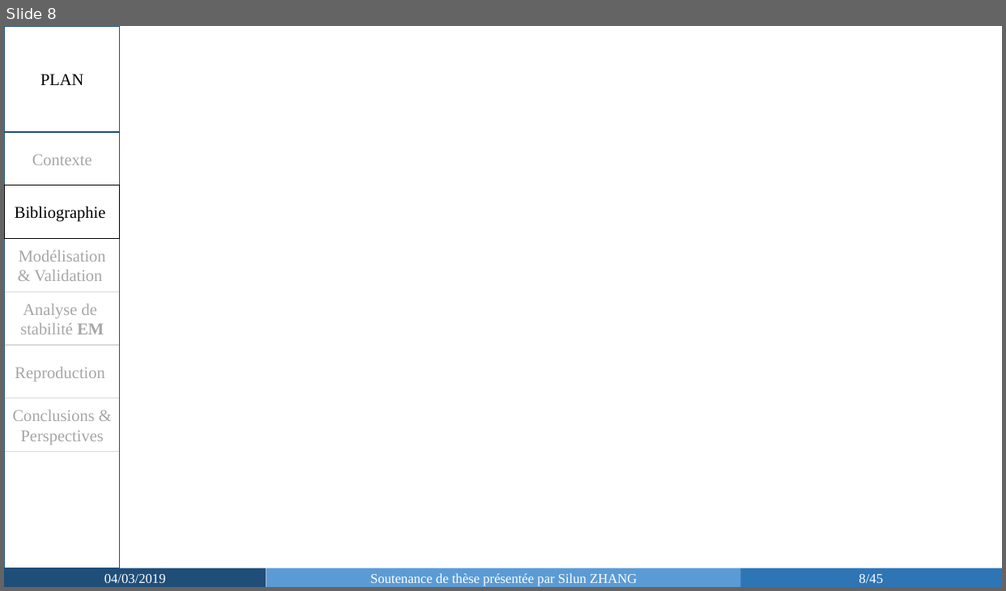
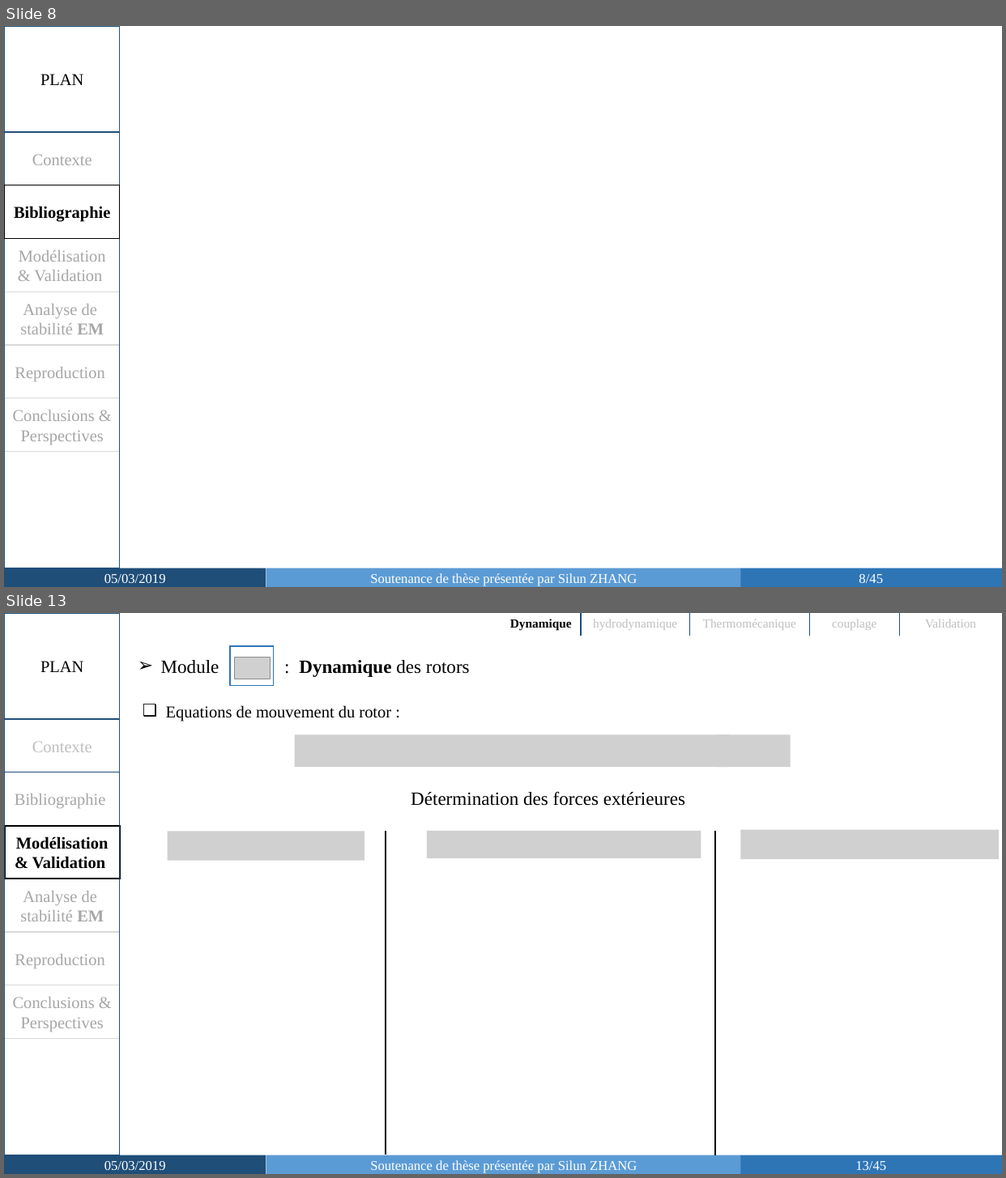
Before and after one commit to SilunZ/SoutenanceThese, a slide deck: Soutenance_Silun ZHANG-slides.pptx. Shown one above the other, each under a label of ours: slide 8 before the commit, slides 8 and 13 after it; the slides between them are not shown. The pictures are 1006x591 and 1006x1178 pixels, drawn with LibreOffice and Linux fonts; fonts in the diff are those of the drawing; grey boxes stand for pictures. Boxes give left, top, right and bottom in pixels: in the first picture for what was removed or moved away, otherwise in the second. Text is boxed around its words. In the diff, an @@ line names an element or a change of style, - is before the commit and + after.

```diff
--- a/Soutenance_Silun ZHANG-slides.pptx
+++ b/Soutenance_Silun ZHANG-slides.pptx
@@ slide 13 added at (x1=4, y1=613, x2=1002, y2=1174), background #FFFFFF @@
@@ rectangle added at (x1=5, y1=613, x2=120, y2=1156), outline #1F4E79 1 pt @@
@@ table added at (x1=501, y1=613, x2=1002, y2=636), 1 rows, 5 columns @@
+Dynamique | hydrodynamique | Thermomécanique | couplage | Validation
@@ text added at (x1=40, y1=661, x2=83, y2=672), 16 pt, text #000000 @@
+PLAN
@@ text added at (x1=161, y1=660, x2=470, y2=677), 18 pt, text #000000 @@
+➢ Module : Dynamique des rotors
@@ rectangle added at (x1=230, y1=646, x2=274, y2=685), fill #FFFFFF, outline #2E75B6 1 pt @@
@@ picture added at (x1=235, y1=658, x2=270, y2=679) @@
@@ text added at (x1=166, y1=705, x2=391, y2=722), 16 pt, text #000000 @@
+❑ Equations de mouvement du rotor :
@@ rectangle added at (x1=5, y1=719, x2=120, y2=773), outline #1F4E79 1 pt, 16 pt, text #BFBFBF @@
+Contexte
@@ picture added at (x1=295, y1=735, x2=730, y2=767) @@
@@ picture added at (x1=718, y1=735, x2=791, y2=767) @@
@@ rectangle added at (x1=5, y1=773, x2=120, y2=825), outline #D9D9D9 1 pt, 16 pt, text #A6A6A6 @@
+Bibliographie
@@ text added at (x1=411, y1=791, x2=685, y2=806), 18 pt, text #000000 @@
+Détermination des forces extérieures
@@ rectangle added at (x1=5, y1=825, x2=120, y2=879), outline #000000 1.5 pt, 16 pt, text #000000, bold @@
+Modélisation & Validation
@@ picture added at (x1=167, y1=831, x2=364, y2=860) @@
@@ line added from (386, 831) to (386, 1155), #000000 1.5 pt @@
@@ picture added at (x1=427, y1=831, x2=701, y2=858) @@
@@ line added from (716, 831) to (716, 1156), #000000 1.5 pt @@
@@ picture added at (x1=740, y1=830, x2=999, y2=859) @@
@@ rectangle added at (x1=5, y1=879, x2=120, y2=932), outline #D9D9D9 1 pt, 16 pt, text #A6A6A6 @@
+Analyse de stabilité EM
@@ rectangle added at (x1=5, y1=932, x2=120, y2=985), outline #D9D9D9 1 pt, 16 pt, text #A6A6A6 @@
+Reproduction
@@ rectangle added at (x1=5, y1=986, x2=120, y2=1039), outline #D9D9D9 1 pt, 16 pt, text #A6A6A6 @@
+Conclusions & Perspectives
@@ rectangle added at (x1=4, y1=1156, x2=266, y2=1174), fill #1F4E79, 13 pt, text #FFFFFF @@
+05/03/2019
@@ rectangle added at (x1=266, y1=1156, x2=740, y2=1174), fill #5B9BD5, 13 pt, text #FFFFFF @@
+Soutenance de thèse présentée par Silun ZHANG
@@ page number added at (x1=740, y1=1156, x2=1002, y2=1174), fill #2E75B6, 13 pt, text #FFFFFF @@
+13/45
@@ slide 8 changed as well @@
@@ rectangle "Bibliographie" at (x1=5, y1=186, x2=120, y2=238): bold on @@
@@ text in rectangle at (x1=104, y1=574, x2=166, y2=583): text changed @@
-04/03/2019
+05/03/2019
```
Also in this commit, not shown: 19 other slides changed, 4 other slides added, 2 other files.
